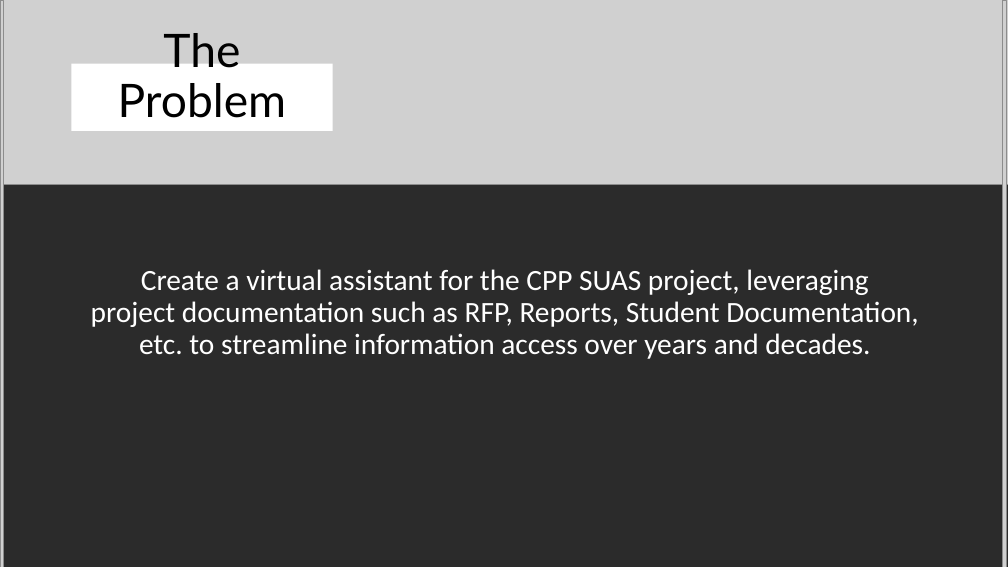
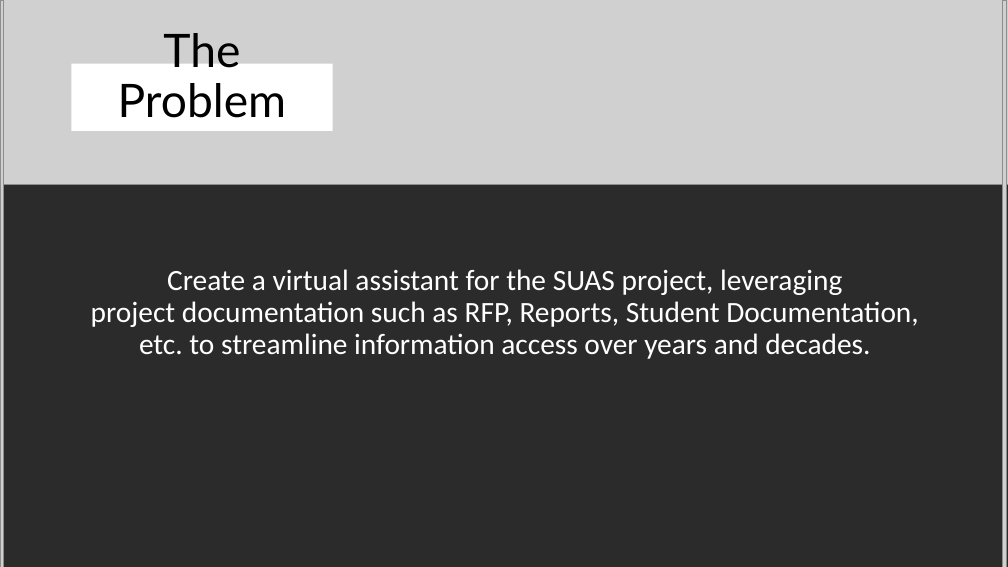
Before and after one commit to LoloMarty/2024-, a slide deck: slide 30 of CS4210/finalPresentation.pptx (slide 28 before the commit). Drawn at 1008x567 pixels with LibreOffice and Linux fonts; fonts in the diff are those of the drawing; grey boxes stand for pictures; background and template pictures are left out; a plain dark background stands for a picture behind light text. Boxes give left, top, right and bottom in pixels: in the first picture for what was removed or moved away, otherwise in the second. Text is boxed around its words. In the diff, an @@ line names an element or a change of style, - is before the commit and + after.

Commit message:
Updated Slides

```diff
--- a/CS4210/finalPresentation.pptx
+++ b/CS4210/finalPresentation.pptx
@@ text at (x1=91, y1=269, x2=918, y2=359): text changed @@
-Create a virtual assistant for the CPP SUAS project, leveraging project documentation such as RFP, Reports, Student Documentation, etc. to streamline information access over years and decades.
+Create a virtual assistant for the SUAS project, leveraging project documentation such as RFP, Reports, Student Documentation, etc. to streamline information access over years and decades.
```
Also in this commit, not shown: 4 other slides changed, 10 slides added, 3 slides removed.
